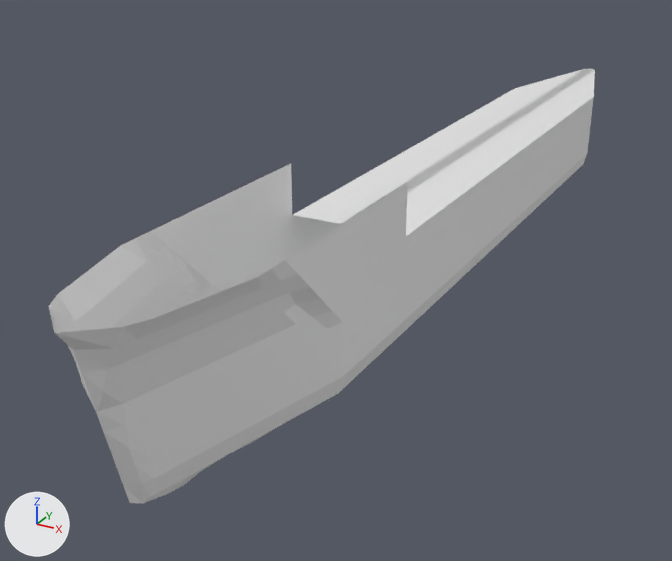
Before and after pictures for a commit that changed the glTF model src/assets/KNM Draug.glb.
Rendered twice from a camera (50 mm lens) standing at (22.4, -86.1, 17.6) and looking at (-5.0, -36.2, -7.3). The axes (+X, +Y, +Z) are drawn at lower left. The lights are the same throughout. Materials are left out; every surface is plain grey. Vertices at the same position are counted once.

In view in the first picture: 'KNM Draug'.
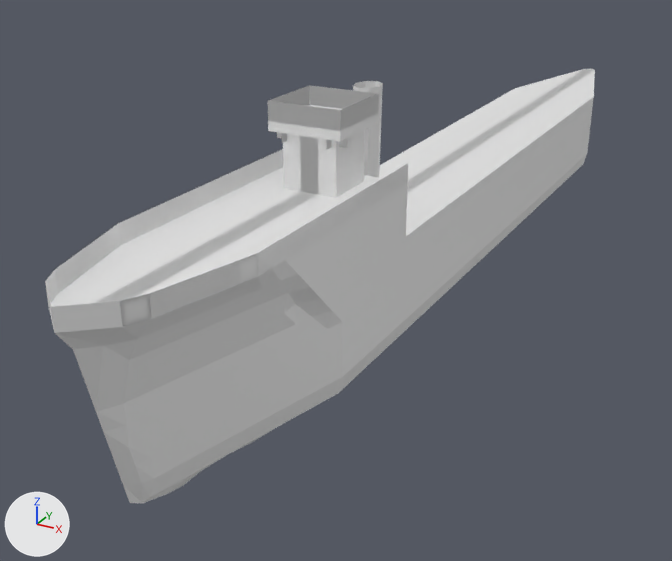
Where the change shows, as pixel boxes [x1, y1, x2, y2] in the pictures (672 x 561 px):
```json
{"object": "KNM Draug", "change": "reshaped", "before": [49, 69, 595, 503], "after": [45, 69, 595, 503]}
{"part": 1, "of": "me_mesh_0", "change": "added", "after": [353, 81, 383, 177]}
{"part": 2, "of": "me_mesh_0", "change": "built on", "before": [49, 307, 138, 412], "after": [45, 85, 408, 412]}
```

Scene script edits in JSON lines:
```json
{"block": "me_mesh_0", "where": "# used by ob_knm_draug; location = (0.0, 0.0, 0.0)"}
{"op": "remove", "block": "me_mesh_0", "code": "me_mesh_0.from_pydata(...)  # 1764 vertices, 3690 faces; spans x -3.5..3.5, y -65.5..6.2, z -6.8..3.0"}
{"op": "add", "block": "me_mesh_0", "code": "me_mesh_0.from_pydata(...)  # 2102 vertices, 4534 faces; spans x -3.5..3.5, y -65.5..6.2, z -6.8..7.5"}
{"block": "me_mesh_0", "change": "me_mesh_0 part 1: a new loose piece of 16 vertices spanning x -0.8..0.8, y -43.0..-40.8, z 0.0..7.2"}
{"block": "me_mesh_0", "change": "me_mesh_0 part 2: 6 vertices moved from x -1.2..1.2, y -64.0, z 0.0..2.0 to x -0.8..0.8, y -64.0, z 0.0..2.0; 320 vertices added at x -3.5..3.5, y -65.5..-44.0, z 1.0..7.5"}
```
